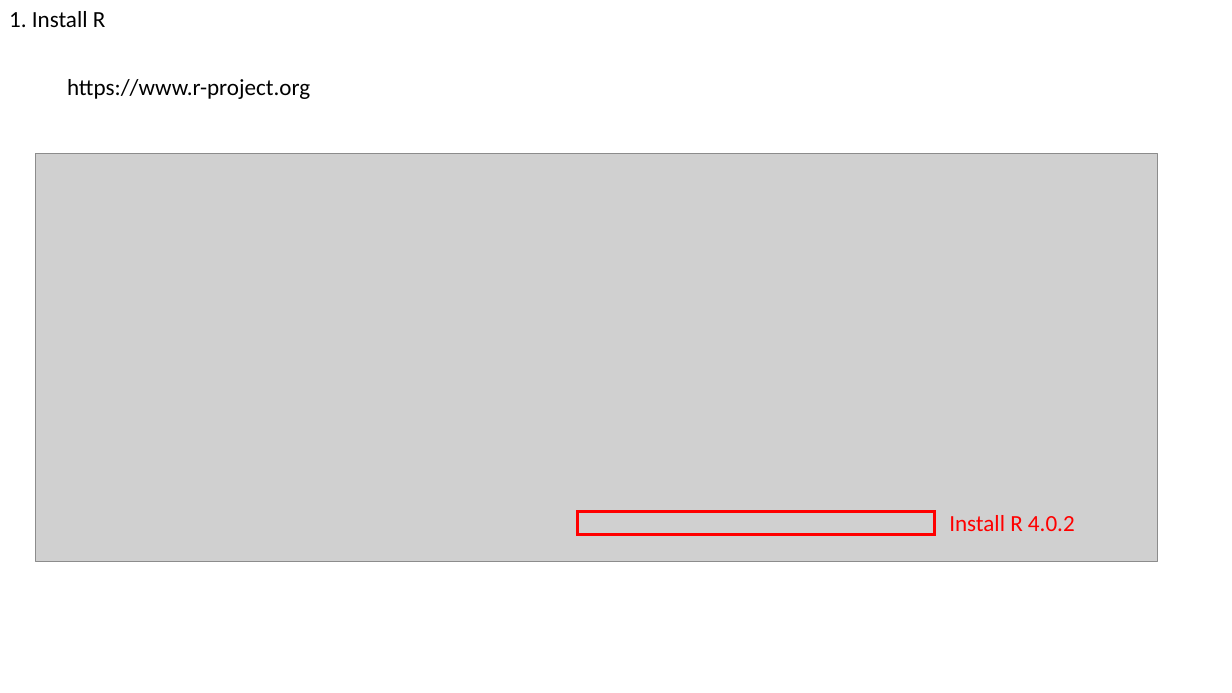
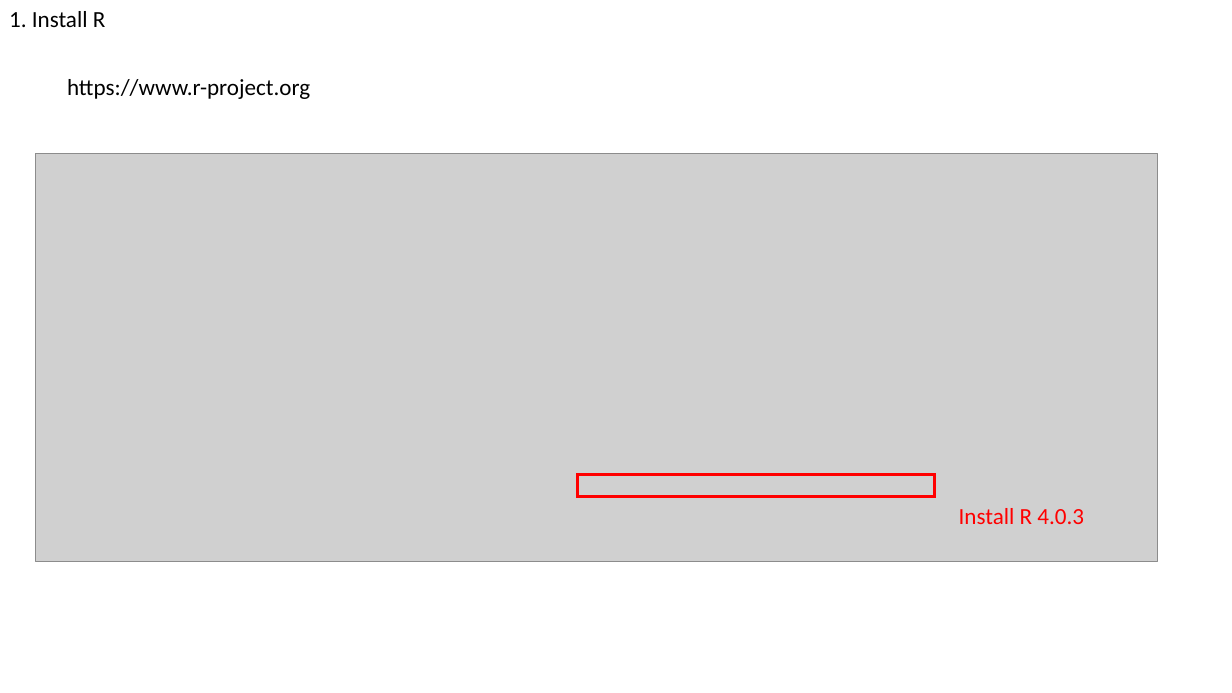
Before and after one commit to Mira0507/machinelearning, a slide deck: slide 1 of Preparation.pptx. Drawn at 1232x693 pixels with LibreOffice and Linux fonts; fonts in the diff are those of the drawing; grey boxes stand for pictures. Boxes give left, top, right and bottom in pixels: in the first picture for what was removed or moved away, otherwise in the second. Text is boxed around its words. In the diff, an @@ line names an element or a change of style, - is before the commit and + after.

Commit message:
preparation

```diff
--- a/Preparation.pptx
+++ b/Preparation.pptx
@@ rectangle: place and size @@
-rectangle at [578,512,933,535]
+rectangle at [578,474,933,497]
@@ text at [959,508,1084,524]: text changed @@
-Install R 4.0.2
+Install R 4.0.3
```
